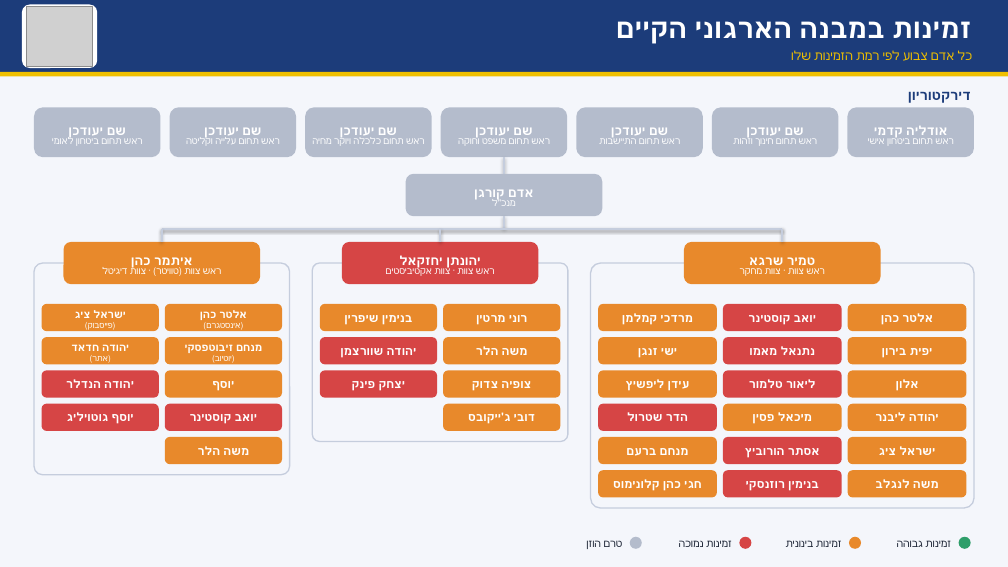
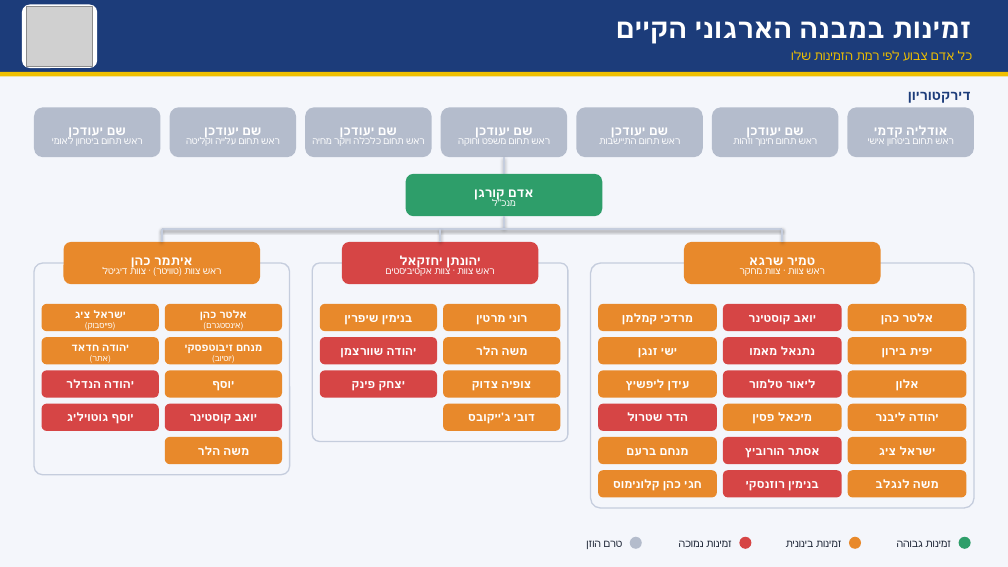
Before and after one commit to akurgana-ctrl/project-2, a slide deck: slide 2 of presentation/out/koach-hitarvut.pptx. Drawn at 1008x567 pixels with LibreOffice and Linux fonts; fonts in the diff are those of the drawing; grey boxes stand for pictures. Boxes give left, top, right and bottom in pixels: in the first picture for what was removed or moved away, otherwise in the second. Text is boxed around its words. In the diff, an @@ line names an element or a change of style, - is before the commit and + after.

```diff
--- a/presentation/out/koach-hitarvut.pptx
+++ b/presentation/out/koach-hitarvut.pptx
@@ rounded rectangle at [406,174,603,216]: fill #B4BCCC to #2E9E6A @@
```
Also in this commit, not shown: 1 other file.
